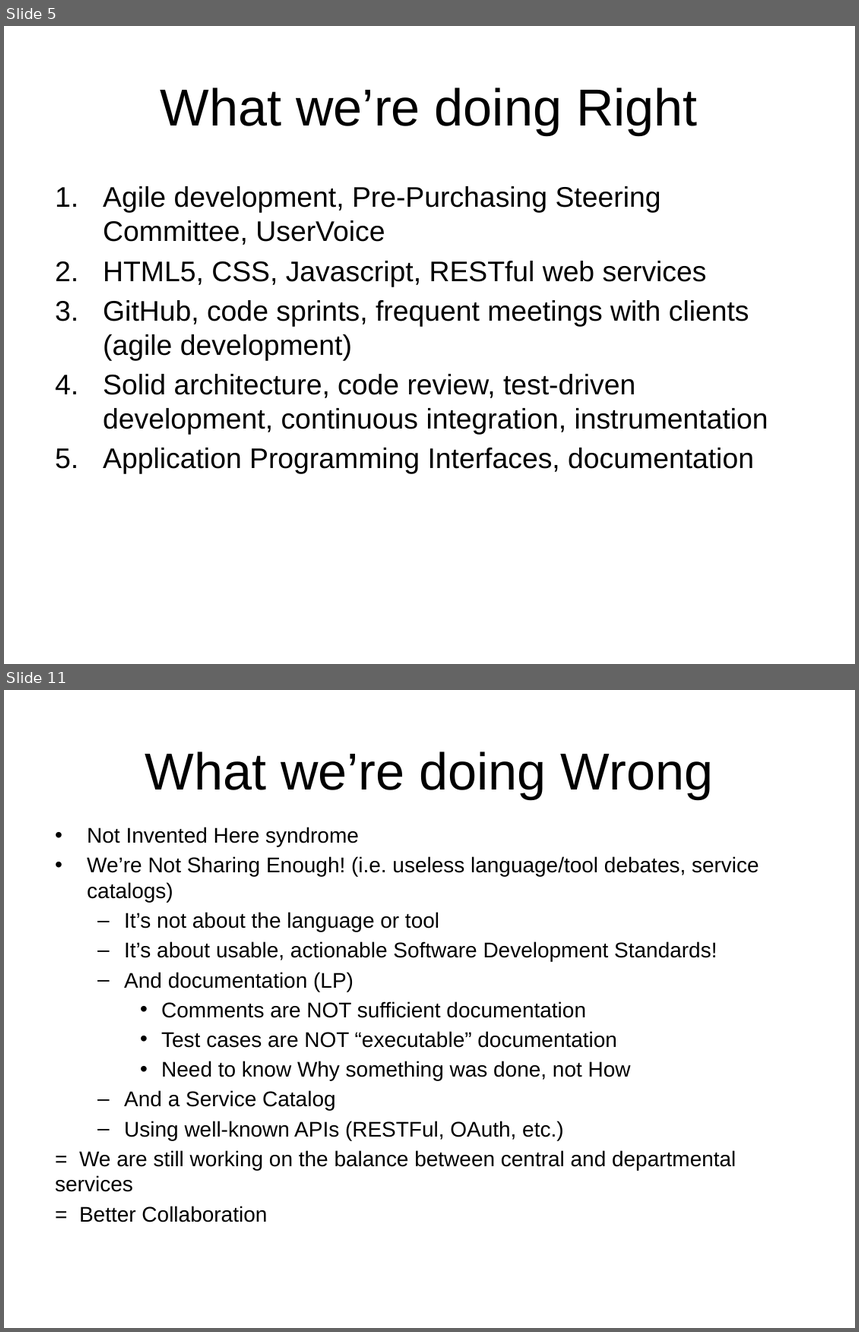
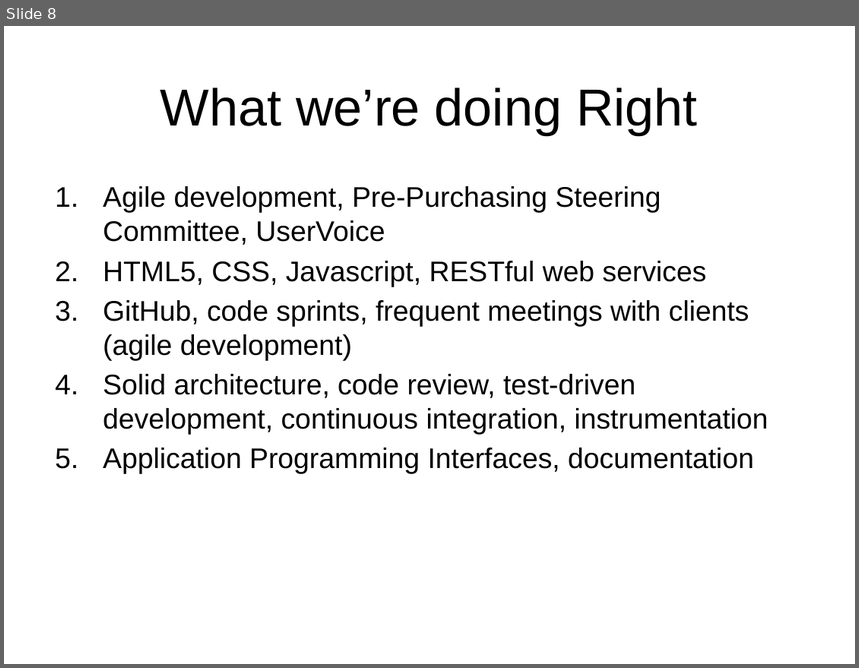
Before and after one commit to acgetchell/Presentations, a slide deck: OnlinePrePurchasing.pptx. Shown one above the other, each under a label of ours: slides 5 and 11 before the commit, slide 8 after it; the slides between them are not shown. The pictures are 859x1332 and 859x668 pixels, drawn with LibreOffice and Linux fonts; fonts in the diff are those of the drawing; background and template pictures are left out. Boxes give left, top, right and bottom in pixels: in the first picture for what was removed or moved away, otherwise in the second. Text is boxed around its words. In the diff, an @@ line names an element or a change of style, - is before the commit and + after.

```diff
--- a/OnlinePrePurchasing.pptx
+++ b/OnlinePrePurchasing.pptx
@@ slide 11 removed at [4, 690, 855, 1328], background picture (left out) @@
@@ title removed at [145, 752, 713, 799] @@
-What we’re doing Wrong
@@ text removed at [55, 827, 759, 1223] @@
-• Not Invented Here syndrome
-• We’re Not Sharing Enough! (i.e. useless language/tool debates, service catalogs)
-  – It’s not about the language or tool
-  – It’s about usable, actionable Software Development Standards!
-  – And documentation (LP)
-    • Comments are NOT sufficient documentation
-    • Test cases are NOT “executable” documentation
-    • Need to know Why something was done, not How
-  – And a Service Catalog
-  – Using well-known APIs (RESTFul, OAuth, etc.)
-= We are still working on the balance between central and departmental services
-= Better Collaboration
@@ what was slide 5 is now slide 8 @@
```
Also in this commit, not shown: 3 slides changed, 3 slides added, 5 other slides removed, 1 other file.
